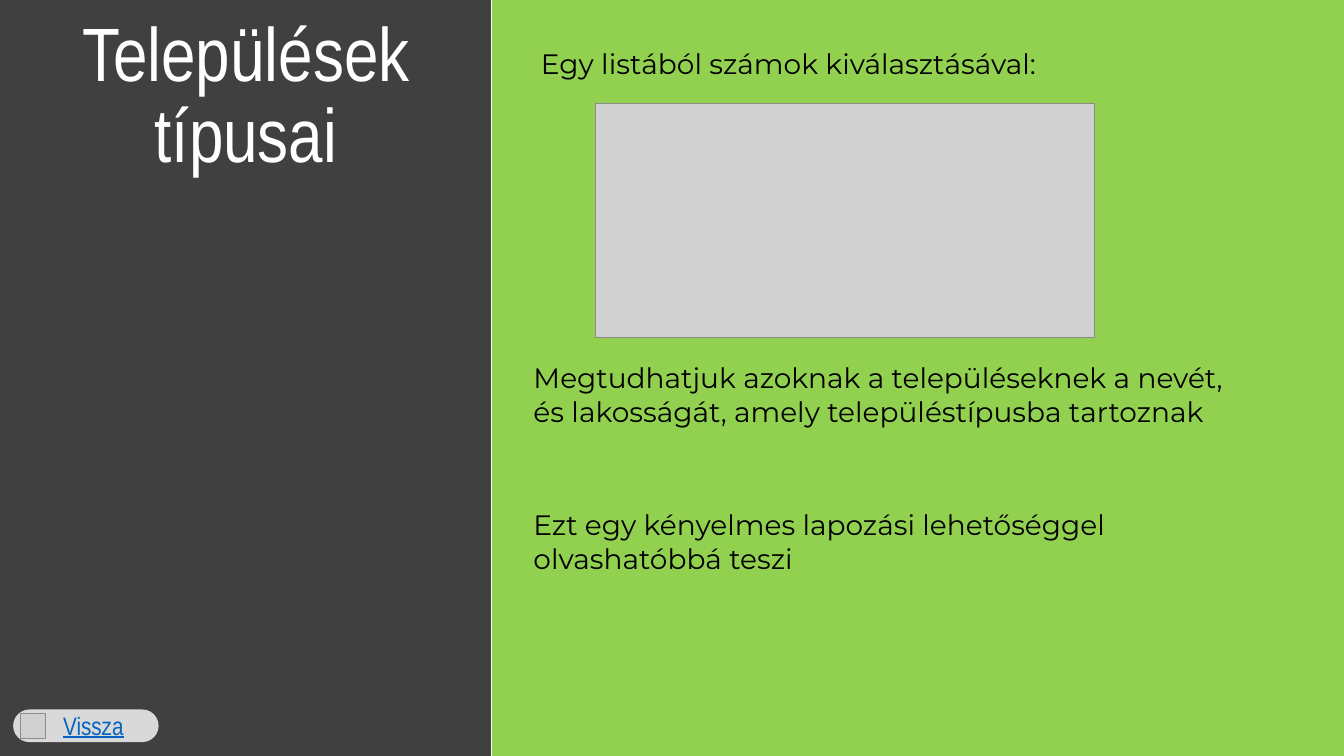
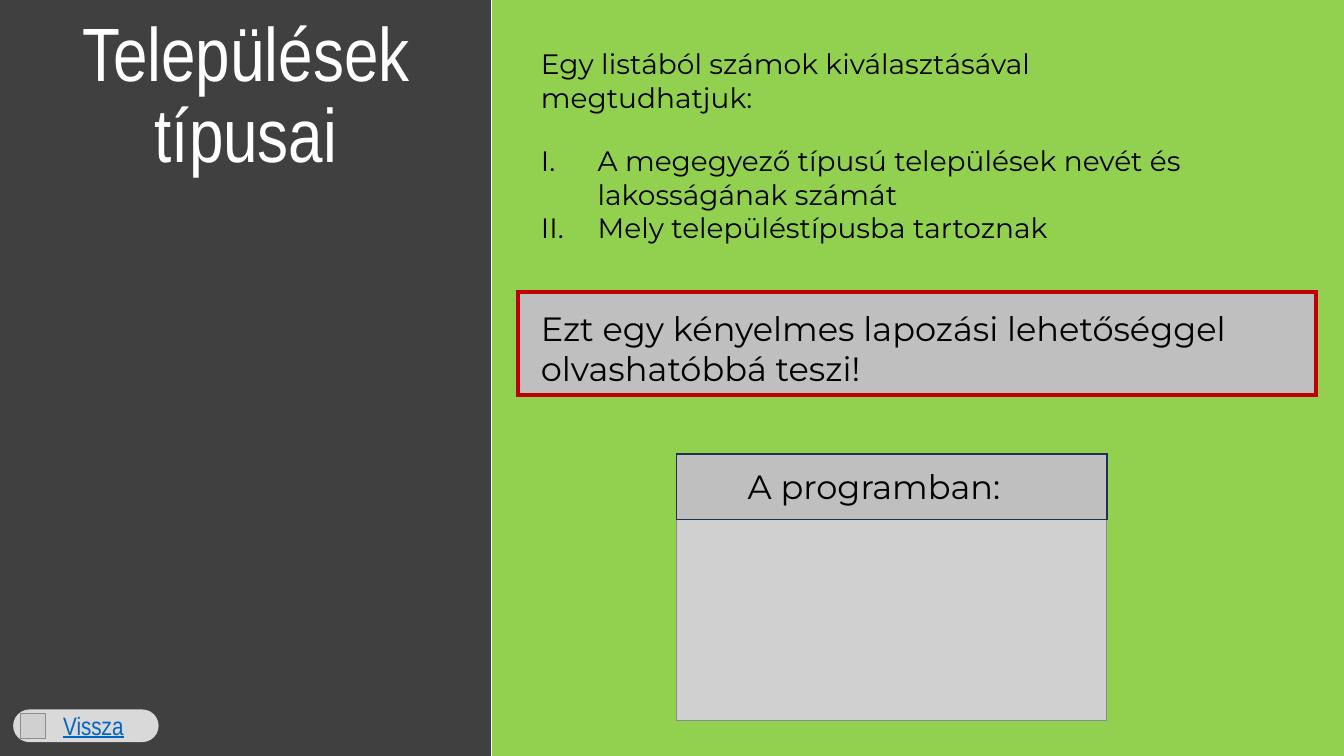
Before and after one commit to szbencek/nepesseg2025, a slide deck: slide 5 of nepesseg2025.pptx. Drawn at 1344x756 pixels with LibreOffice and Linux fonts; fonts in the diff are those of the drawing; grey boxes stand for pictures. Boxes give left, top, right and bottom in pixels: in the first picture for what was removed or moved away, otherwise in the second. Text is boxed around its words. In the diff, an @@ line names an element or a change of style, - is before the commit and + after.

```diff
--- a/nepesseg2025.pptx
+++ b/nepesseg2025.pptx
@@ text at (541, 53, 1029, 114): text changed @@
-Egy listából számok kiválasztásával:
+Egy listából számok kiválasztásával megtudhatjuk:
@@ text added at (598, 150, 1181, 244), 20 pt, text #000000 @@
+I. A megegyező típusú települések nevét és lakosságának számát
+II. Mely településtípusba tartoznak
@@ rectangle added at (518, 292, 1317, 395), fill #BFBFBF, outline #C00000 3 pt @@
@@ text at (541, 316, 1226, 381): text changed; size 20 to 24 pt @@
-Ezt egy kényelmes lapozási lehetőséggel olvashatóbbá teszi
+Ezt egy kényelmes lapozási lehetőséggel olvashatóbbá teszi!
@@ text removed at (533, 367, 1223, 428) @@
-Megtudhatjuk azoknak a településeknek a nevét, és lakosságát, amely településtípusba tartoznak
@@ rectangle added at (677, 455, 1107, 520), fill #BFBFBF, outline #1E3256 1 pt @@
@@ text added at (748, 474, 1001, 506), 24 pt, text #000000 @@
+A programban:
@@ picture: place and size @@
-picture at (596, 104, 1095, 338)
+picture at (677, 519, 1107, 721)
```
Also in this commit, not shown: 3 other slides changed, 1 slide added, 1 other file.
